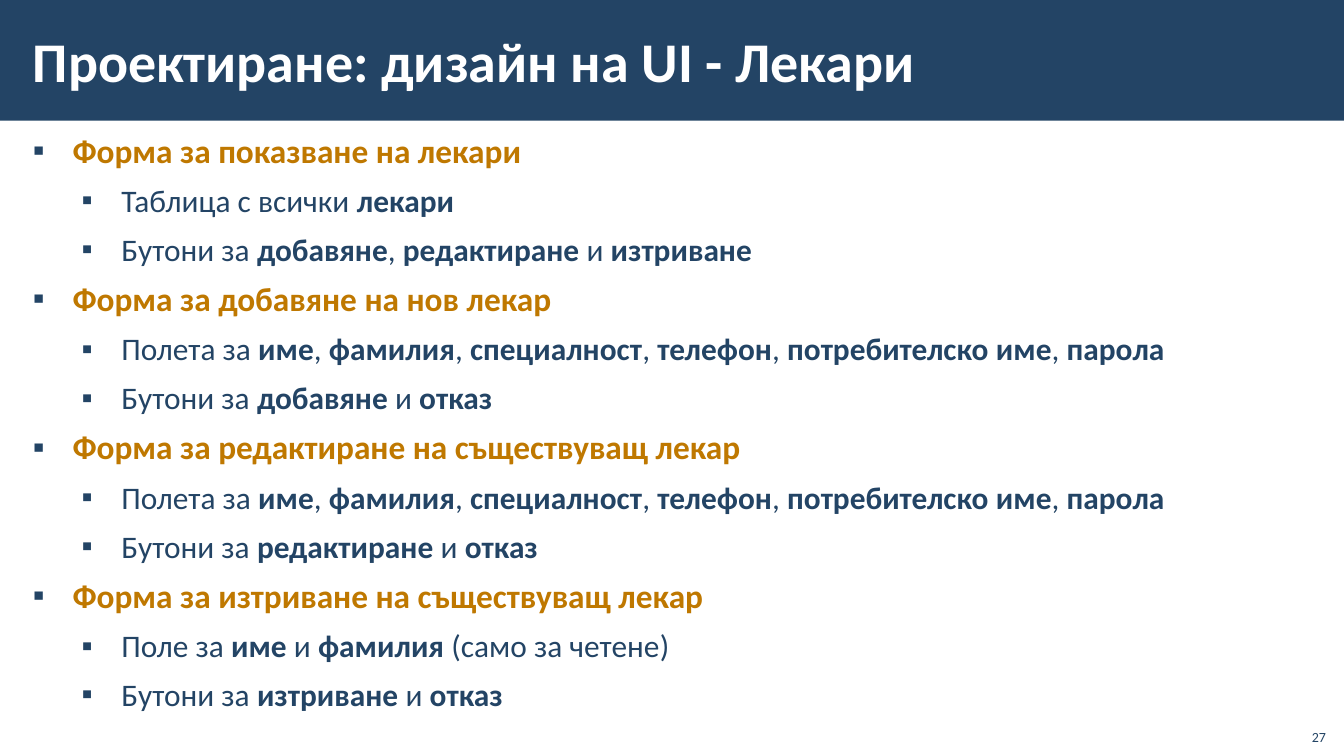
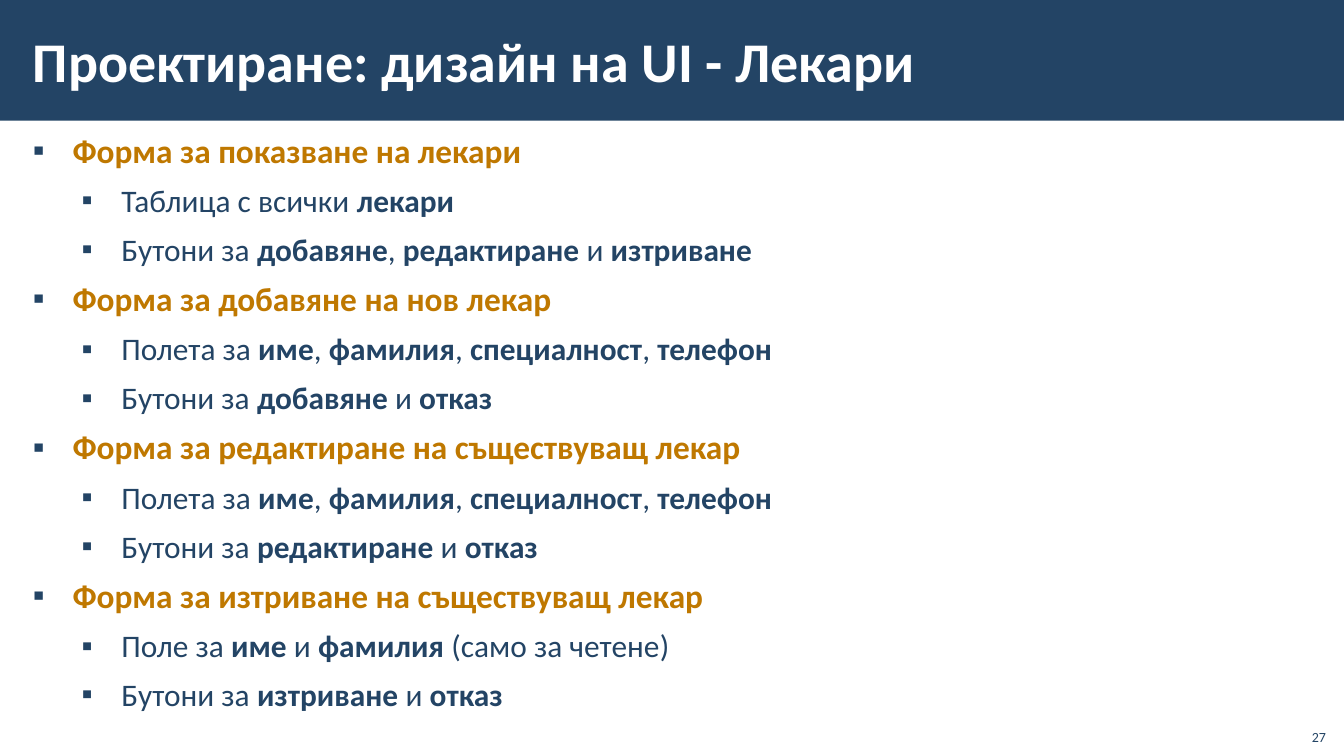
Before and after one commit to BG-IT-Edu/School-Programming, a slide deck: slide 27 of Courses/Software-Sciences/Module-4-Information-Systems-New/09-Lifecycle-of-Information-System/09-Lifecycle-of-Information-System.pptx. Drawn at 1344x756 pixels with LibreOffice and Linux fonts; fonts in the diff are those of the drawing; background and template pictures are left out. Boxes give left, top, right and bottom in pixels: in the first picture for what was removed or moved away, otherwise in the second. Text is boxed around its words. In the diff, an @@ line names an element or a change of style, - is before the commit and + after.

```diff
--- a/Courses/Software-Sciences/Module-4-Information-Systems-New/09-Lifecycle-of-Information-System/09-Lifecycle-of-Information-System.pptx
+++ b/Courses/Software-Sciences/Module-4-Information-Systems-New/09-Lifecycle-of-Information-System/09-Lifecycle-of-Information-System.pptx
@@ text at box(121, 338, 772, 365): text changed @@
-  ▪ Полета за име, фамилия, специалност, телефон, потребителско име, парола
+  ▪ Полета за име, фамилия, специалност, телефон
@@ text at box(121, 487, 772, 514): text changed @@
-  ▪ Полета за име, фамилия, специалност, телефон, потребителско име, парола
+  ▪ Полета за име, фамилия, специалност, телефон
```
Also in this commit, not shown: 3 other slides changed, 1 slide added.
